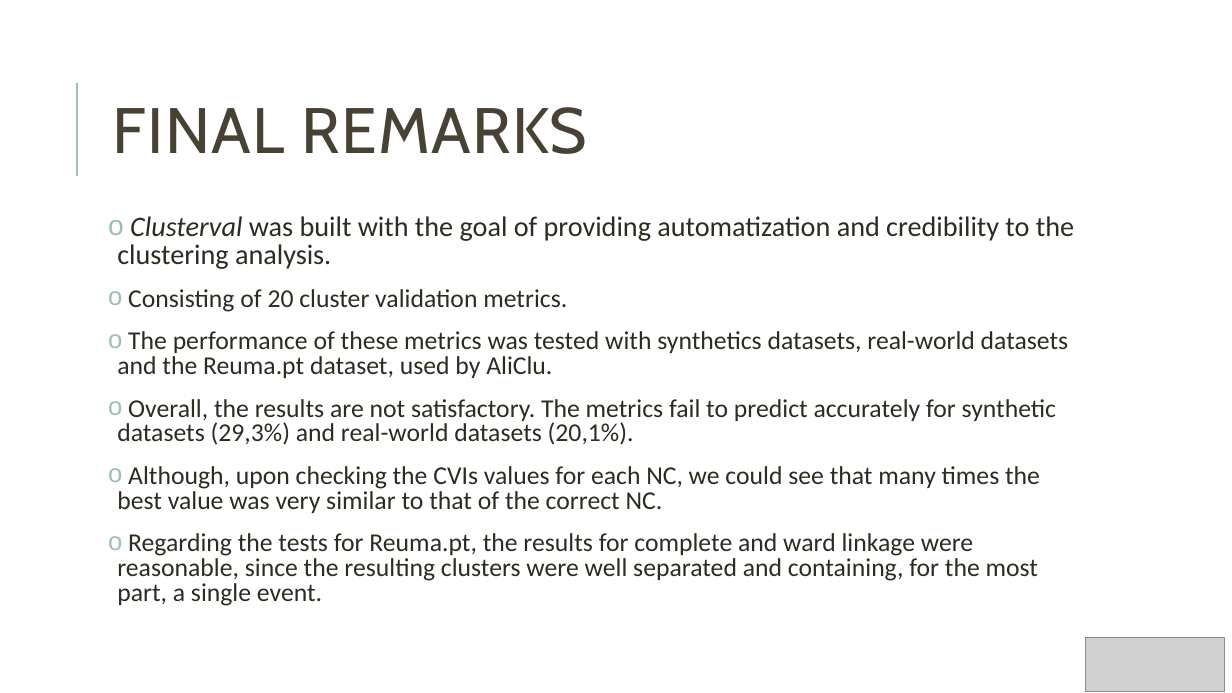
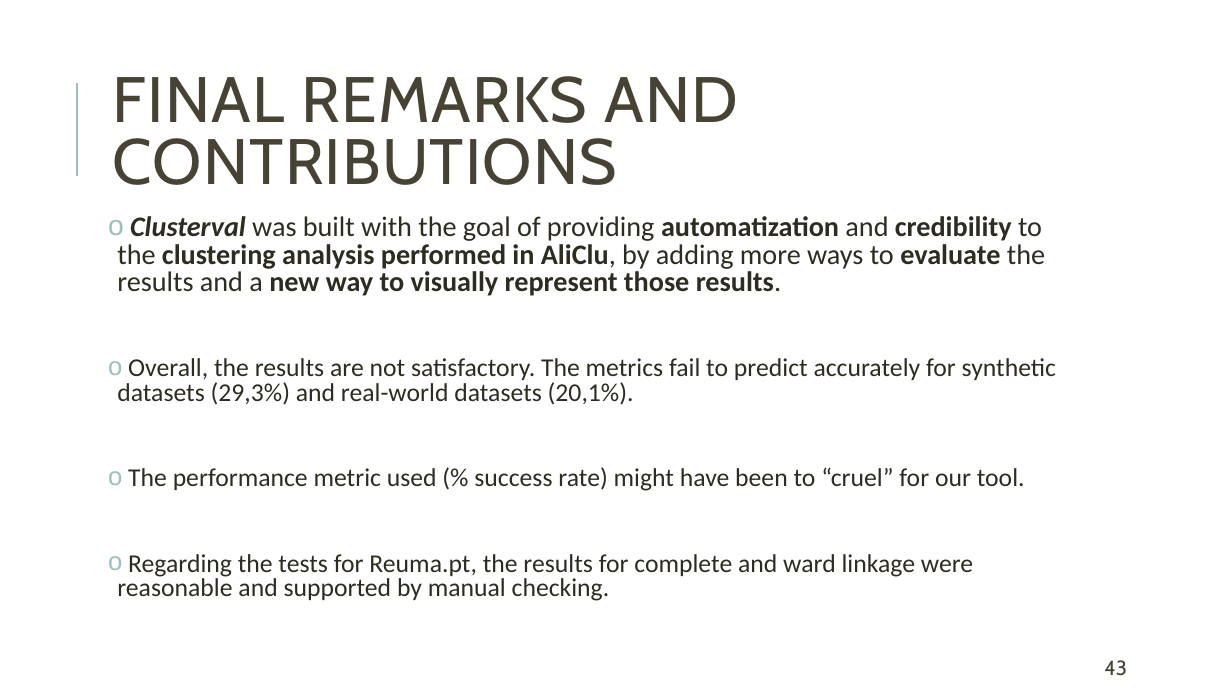
Before and after one commit to Nuno09/MscThesis, a slide deck: slide 43 of Dissertacao/apresentação_tese.pptx (slide 53 before the commit). Drawn at 1232x693 pixels with LibreOffice and Linux fonts; fonts in the diff are those of the drawing; grey boxes stand for pictures. Boxes give left, top, right and bottom in pixels: in the first picture for what was removed or moved away, otherwise in the second. Text is boxed around its words. In the diff, an @@ line names an element or a change of style, - is before the commit and + after.

Commit message:
updated presentation

```diff
--- a/Dissertacao/apresentação_tese.pptx
+++ b/Dissertacao/apresentação_tese.pptx
@@ title at (113,76,738,185): text changed @@
-FINAL REMARKS
+FINAL REMARKS AND CONTRIBUTIONS
@@ text at (117,216,1045,296): text changed; size 20 to 22 pt; bold on @@
-o Clusterval was built with the goal of providing automatization and credibility to the clustering analysis.
-o Consisting of 20 cluster validation metrics.
-o The performance of these metrics was tested with synthetics datasets, real-world datasets and the Reuma.pt dataset, used by AliClu.
+o Clusterval was built with the goal of providing automatization and credibility to the clustering analysis performed in AliClu, by adding more ways to evaluate the results and a new way to visually represent those results.
@@ text at (117,467,1025,601): text changed @@
-o Although, upon checking the CVIs values for each NC, we could see that many times the best value was very similar to that of the correct NC.
-o Regarding the tests for Reuma.pt, the results for complete and ward linkage were reasonable, since the resulting clusters were well separated and containing, for the most part, a single event.
+o The performance metric used (% success rate) might have been to “cruel” for our tool.
+o Regarding the tests for Reuma.pt, the results for complete and ward linkage were reasonable and supported by manual checking.
@@ picture removed at (1086,638,1226,691) @@
@@ page number added at (1104,660,1127,676), 16 pt, text #474233 @@
+43
```
Also in this commit, not shown: 41 other slides changed, 1 slide added, 11 slides removed.
